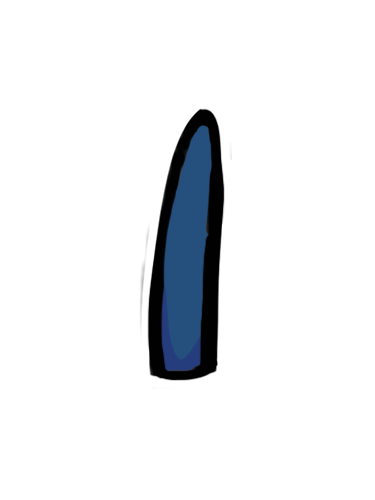
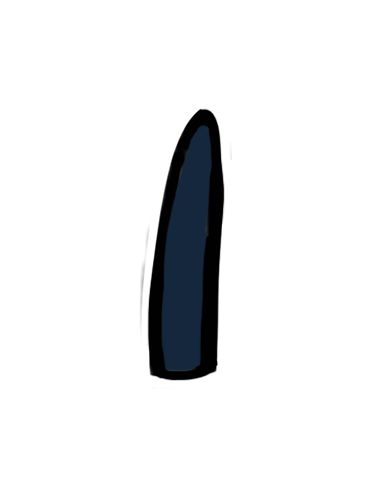
Layered file, before and after one edit (375x500). Changes by layer:
added layer "Layer 3" above "Layer 2" over [left=161, top=125, right=212, bottom=372]
added layer "Layer 2" above "Layer 1" over [left=161, top=125, right=212, bottom=372]
